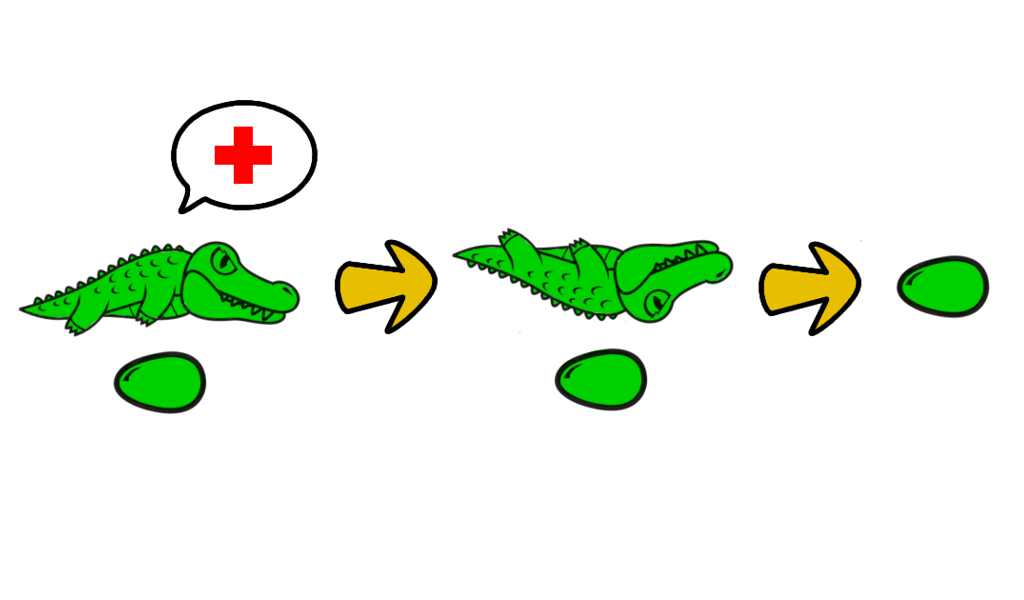
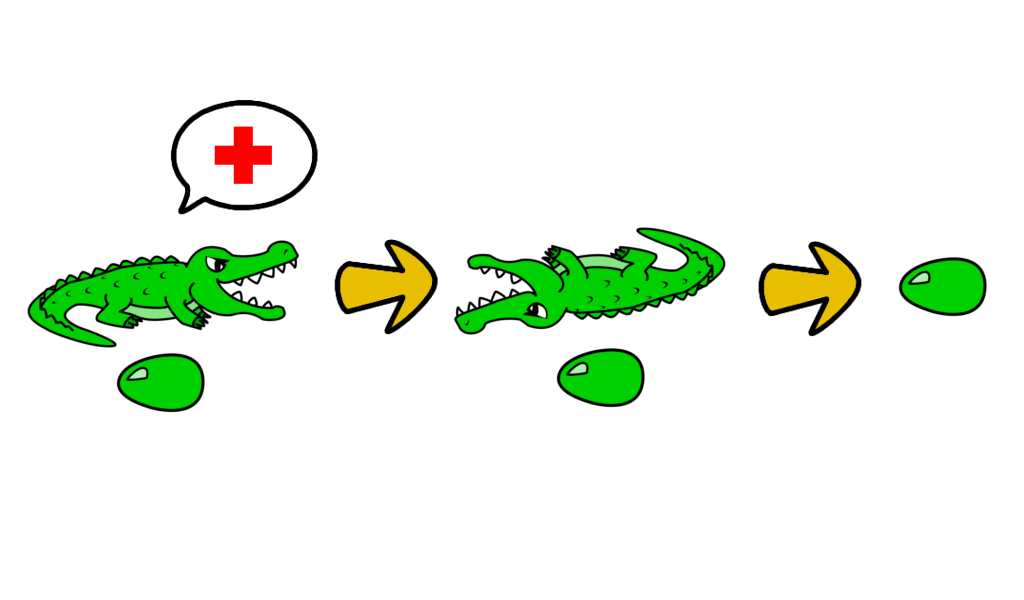
Two versions of the same layered image (w=1024, h=600). Layer-by-layer changes:
renamed "Eingefügte Ebene#6" to "Eingefügte Ebene #4", painted on it over [896, 255, 990, 319]
renamed "Eingefügte Ebene#4" to "Eingefügte Ebene #3", painted on it over [554, 348, 648, 412]
renamed "Eingefügte Ebene#1" to "Eingefügte Ebene #2", painted on it over [113, 351, 207, 415]
removed layer "Neue Ebene-Kopie#2" over [859, 240, 988, 316]
removed layer "Neue Ebene-Kopie" over [518, 309, 647, 408]
renamed "Eingefügte Ebene#5" to "Eingefügte Ebene #1", painted on it over [18, 240, 301, 348]
renamed "Eingefügte Ebene#3" to "Eingefügte Ebene", painted on it over [451, 227, 734, 335]
removed layer "Neue Ebene-Kopie#1" over [455, 230, 732, 325]
removed layer "Neue Ebene" over [22, 240, 299, 412]
